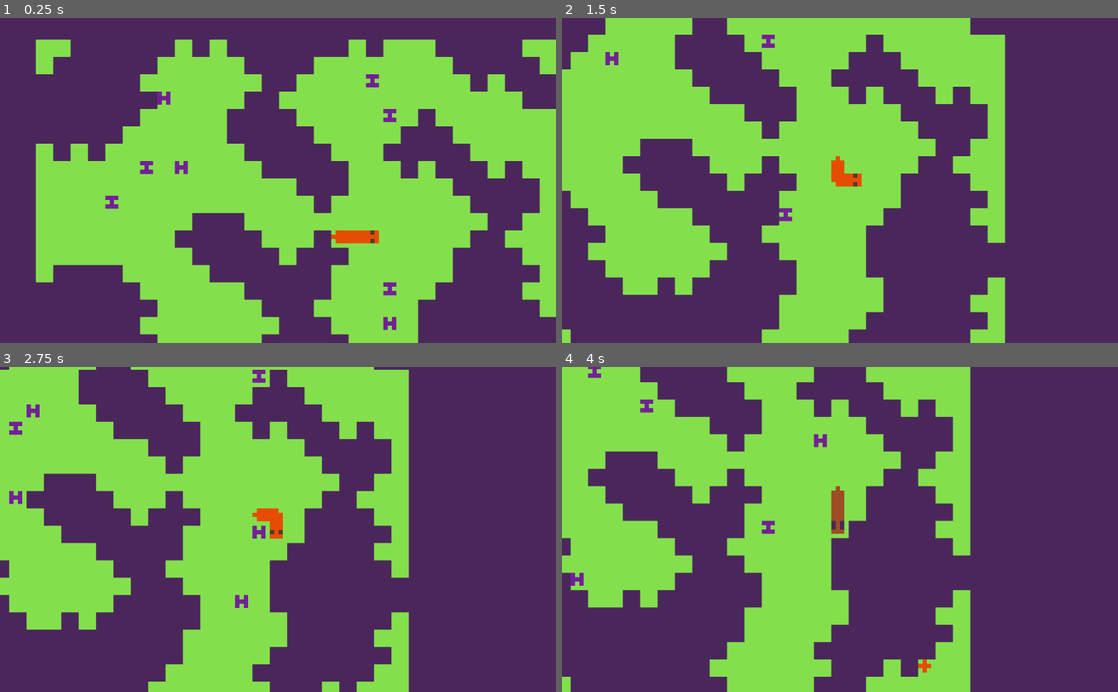
Above: before the commit, frames 1-4 (two rows, left to right).
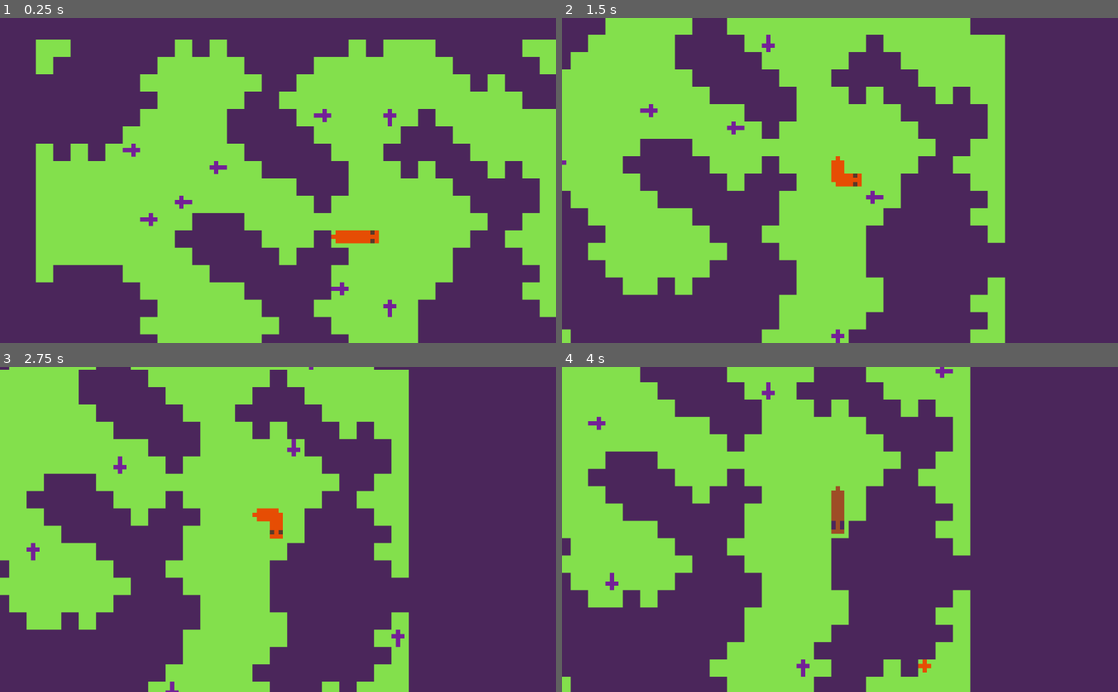
Above: after the commit, the same moments.

Repository: maxhha/snacave
Game: Godot game, scene res://Scenes/main.tscn
Two runs of this game, one before a commit and one after it. Both use one fixed random seed, a clock stepped at 60 frames per second and the inputs below.
Inputs:
- Up to frame 1 (0.25 s): no input
- Up to frame 2 (1.5 s): hold D (turn_right) 0.53-1.28 s; hold A (turn_left) from 1.28 s (still down)
- Up to frame 3 (2.75 s): release A (turn_left) at 2.03 s; hold D (turn_right) from 2.03 s (still down)
- Up to frame 4 (4 s): release D (turn_right) at 2.78 s; hold W (speedup) 2.78-3.53 s; hold A (turn_left) from 3.53 s (still down)

The runs differ from the first frame. In frame 1, 1.1% of the frame differs, in the area x 18-72%, y 17-97%; in frame 2, 0.5%; in frame 3, 0.8%; in frame 4, 0.7%.

Commit message:
Add Enemy base class

Diff:
--- /dev/null
+++ b/Scenes/Enemy.gd
@@ -0,0 +1,48 @@
+extends Sprite
+
+export (float) var STEP_TIME = 0.5
+export (int) var BASE_FRAME = 44
+var direction = randi() % 4
+var last_map_pos
+var map_pos
+var step_timer = randf()
+
+signal dead;
+
+func _ready():
+	map_pos = (global_position / global.CELL_SIZE).floor()
+	global_position = global.map2global(map_pos)
+
+func _process(delta):
+	step_timer += delta
+	if step_timer > STEP_TIME and not is_queued_for_deletion():
+		var d = step_timer
+		step_timer = fmod(step_timer, STEP_TIME)
+		logic(d)
+
+func update_sprite():
+	frame = BASE_FRAME + direction
+	global_position = global.map2global(map_pos)
+
+func can_move(next):
+	return not (global.map.has_wall(next) or global.map.get_enemy(next))
+
+func move(next):
+	var prev = map_pos
+	direction = global.vec2dir(next - map_pos)
+	map_pos = next
+	if is_instance_valid(global.snake):
+		if global.snake.is_at(map_pos):
+			if global.snake.can_hit(map_pos, prev):
+				global.snake.hit(map_pos)
+			map_pos = prev
+
+	global.map.move_enemy(self)
+	update_sprite()
+
+func logic(delta):
+	pass
+
+func kill():
+	emit_signal("dead")
+	queue_free()
--- a/Scenes/enemy1.gd
+++ b/Scenes/enemy1.gd
@@ -1,47 +1,11 @@
-extends Sprite
+extends "Enemy.gd"
 
-export (float) var STEP_TIME = 0.5
-export (int) var BASE_FRAME = 44
-var direction = randi() % 4
-var last_map_pos
-var map_pos
-var timer = randf()
-
-signal dead;
-
-func _ready():
-	map_pos = (global_position / global.CELL_SIZE).floor()
-	global_position = map2global(map_pos)
-
-func _process(delta):
-	timer += delta
-	if timer > STEP_TIME and not is_queued_for_deletion():
-		timer = fmod(timer, STEP_TIME)
-
-		var r = randi() % 2
-		for i in [0, 1 + r*2, 3 - r*2, 2]:
-			var d = (direction + i) % 4
-			var next = map_pos + global.dir2vec(d)
-			if not (global.map.has_wall(next) or global.map.get_enemy(next)):
-				map_pos = next
-				direction = d
-				frame = BASE_FRAME + direction
-				if is_instance_valid(global.snake):
-					if global.snake.is_at(map_pos):
-						if global.snake.can_hit(map_pos, map_pos - global.dir2vec(d)):
-							global.snake.hit(map_pos)
-						map_pos -= global.dir2vec(d)
-
-				global_position = map2global(map_pos)
-				global.map.move_enemy(self)
-				break
-
-func kill():
-	emit_signal("dead")
-	queue_free()
-
-func map2global(v : Vector2) -> Vector2:
-	return (v + Vector2.ONE/2) * global.CELL_SIZE
-
-func global2map(v: Vector2) -> Vector2:
-	return (v / global.CELL_SIZE).floor()
+# warning-ignore:unused_argument
+func logic(delta):
+	var r = randi() % 2
+	for i in [0, 1 + r*2, 3 - r*2, 2]:
+		var d = (direction + i) % 4
+		var next = map_pos + global.dir2vec(d)
+		if can_move(next):
+			move(next)
+			break
--- a/Scenes/enemy2.gd
+++ b/Scenes/enemy2.gd
@@ -1,80 +1,31 @@
-extends Sprite
-
-const STEP_TIME = 0.5
-var direction = randi() % 4
-
-var last_map_pos
-var map_pos
-var timer = randf()
+extends "Enemy.gd"
 
 var side = null
 
-var wall
+# warning-ignore:unused_argument
+func logic(delta):
+	var set_side = true
+	for i in [0, 1, 3]:
+		var d = (direction + i) % 4
+		var next = map_pos + global.dir2vec(d)
+		var is_free = can_move(next)
+		if is_free == (i == 0):
+			set_side = false
+			break
 
-signal dead;
+	if side == null or set_side:
+		var d = (direction) % 4
+		var next = map_pos + global.dir2vec(d)
+		if can_move(next):
+			move(next)
+			return
+		else:
+			side = 1 + randi()%2 * 2
+			direction = (direction + 4 - side) % 4
 
-func _ready():
-	map_pos = (global_position / global.CELL_SIZE).floor()
-	global_position = map2global(map_pos)
-
-func _process(delta):
-	timer += delta
-	if timer > STEP_TIME and not is_queued_for_deletion():
-		timer = fmod(timer, STEP_TIME)
-
-		var set_side = true
-		for i in [0, 1, 3]:
-			var d = (direction + i) % 4
-			var next = map_pos + global.dir2vec(d)
-			var is_wall = global.map.has_wall(next) or global.map.get_enemy(next)
-			if is_wall != (i == 0):
-				set_side = false
-				break
-
-		if side == null or set_side:
-			var d = (direction) % 4
-			var next = map_pos + global.dir2vec(d)
-			if not (global.map.has_wall(next) or global.map.get_enemy(next)):
-				map_pos = next
-				direction = d
-				frame = 60 + direction
-				if is_instance_valid(global.snake):
-					if global.snake.is_at(map_pos):
-						if global.snake.can_hit(map_pos, map_pos - global.dir2vec(d)):
-							global.snake.hit(map_pos)
-						map_pos -= global.dir2vec(d)
-
-				global_position = map2global(map_pos)
-				global.map.move_enemy(self)
-				return
-			else:
-				side = 1 + randi()%2 * 2
-				direction = (direction + 4 - side) % 4
-
-		for i in [side, 0, 4 - side, 2]:
-			var d = (direction + i) % 4
-			var next = map_pos + global.dir2vec(d)
-			if not (global.map.has_wall(next) or global.map.get_enemy(next)):
-				map_pos = next
-				direction = d
-				frame = 60 + direction
-				if is_instance_valid(global.snake):
-					if global.snake.is_at(map_pos):
-						if global.snake.can_hit(map_pos, map_pos - global.dir2vec(d)):
-							global.snake.hit(map_pos)
-						map_pos -= global.dir2vec(d)
-
-				global_position = map2global(map_pos)
-				global.map.move_enemy(self)
-				break
-
-
-func kill():
-	emit_signal("dead")
-	queue_free()
-
-func map2global(v : Vector2) -> Vector2:
-	return (v + Vector2.ONE/2) * global.CELL_SIZE
-
-func global2map(v: Vector2) -> Vector2:
-	return (v / global.CELL_SIZE).floor()
+	for i in [side, 0, 4 - side, 2]:
+		var d = (direction + i) % 4
+		var next = map_pos + global.dir2vec(d)
+		if can_move(next):
+			move(next)
+			break
--- a/Scenes/enemy2.tscn
+++ b/Scenes/enemy2.tscn
@@ -12,3 +12,4 @@
 hframes = 16
 frame = 60
 script = ExtResource( 2 )
+BASE_FRAME = 60
--- a/Scenes/enemy3.gd
+++ b/Scenes/enemy3.gd
@@ -1,58 +1,23 @@
-extends Sprite
+extends "Enemy.gd"
 
 var TIME_TO_ROTATE = 5 + randf() * 10
 
-const STEP_TIME = 0.2
-const BASE_FRAME = 76
-var direction = randi() % 4
-var last_map_pos
-var map_pos
-var timer = randf()
 var rotate_timer = randf()
 
-signal dead;
+func logic(delta):
+	rotate_timer += delta
 
-func _ready():
-	map_pos = (global_position / global.CELL_SIZE).floor()
-	global_position = map2global(map_pos)
-
-func _process(delta):
-	timer += delta
-	if timer > STEP_TIME and not is_queued_for_deletion():
-		rotate_timer += timer
-		timer = fmod(timer, STEP_TIME)
-
-		if rotate_timer > TIME_TO_ROTATE:
-			rotate_timer = fmod(rotate_timer, TIME_TO_ROTATE)
-			direction = (direction + randi() % 2 * 2 + 1) % 4
-			frame = BASE_FRAME + direction
-		else:
-			var moved = false
-			for i in [0, 2]:
-				var d = (direction + i) % 4
-				var next = map_pos + global.dir2vec(d)
-				if not (global.map.has_wall(next) or global.map.get_enemy(next)):
-					map_pos = next
-					direction = d
-					frame = BASE_FRAME + direction
-					if is_instance_valid(global.snake):
-						if global.snake.is_at(map_pos):
-							if global.snake.can_hit(map_pos, map_pos - global.dir2vec(d)):
-								global.snake.hit(map_pos)
-							map_pos -= global.dir2vec(d)
-					if i == 2:
-						rotate_timer += TIME_TO_ROTATE / 4
-					global_position = map2global(map_pos)
-					global.map.move_enemy(self)
-					break
-
-
-func kill():
-	emit_signal("dead")
-	queue_free()
-
-func map2global(v : Vector2) -> Vector2:
-	return (v + Vector2.ONE/2) * global.CELL_SIZE
-
-func global2map(v: Vector2) -> Vector2:
-	return (v / global.CELL_SIZE).floor()
+	if rotate_timer > TIME_TO_ROTATE:
+		rotate_timer = fmod(rotate_timer, TIME_TO_ROTATE)
+		direction = (direction + randi() % 2 * 2 + 1) % 4
+		frame = BASE_FRAME + direction
+	else:
+		var moved = false
+		for i in [0, 2]:
+			var d = (direction + i) % 4
+			var next = map_pos + global.dir2vec(d)
+			if can_move(next):
+				move(next)
+				if i == 2:
+					rotate_timer += TIME_TO_ROTATE / 2
+				break
--- a/Scenes/enemy3.tscn
+++ b/Scenes/enemy3.tscn
@@ -12,3 +12,5 @@
 hframes = 16
 frame = 76
 script = ExtResource( 2 )
+STEP_TIME = 0.2
+BASE_FRAME = 76
--- a/Scenes/main.gd
+++ b/Scenes/main.gd
@@ -50,7 +50,7 @@
 	add_child(s)
 
 	for i in range(10):
-		var e = preload("res://Scenes/enemy3.tscn").instance()
+		var e = preload("res://Scenes/enemy4.tscn").instance()
 		var p
 		while true:
 			p = Vector2(randi() % WIDTH, randi() % HEIGHT)
--- a/Scripts/global.gd
+++ b/Scripts/global.gd
@@ -25,3 +25,18 @@
 
 func dir2vec(d:int)->Vector2:
 	return DIR2VEC[d]
+
+func vec2dir(vec: Vector2) -> int:
+	if abs(vec.x) > abs(vec.y):
+		vec.x = sign(vec.x)
+		vec.y = 0
+	else:
+		vec.y = sign(vec.y)
+		vec.x = 0
+	return DIR2VEC.find(vec)
+
+func map2global(v : Vector2) -> Vector2:
+	return (v + Vector2.ONE/2) * CELL_SIZE
+
+func global2map(v: Vector2) -> Vector2:
+	return (v / CELL_SIZE).floor()
